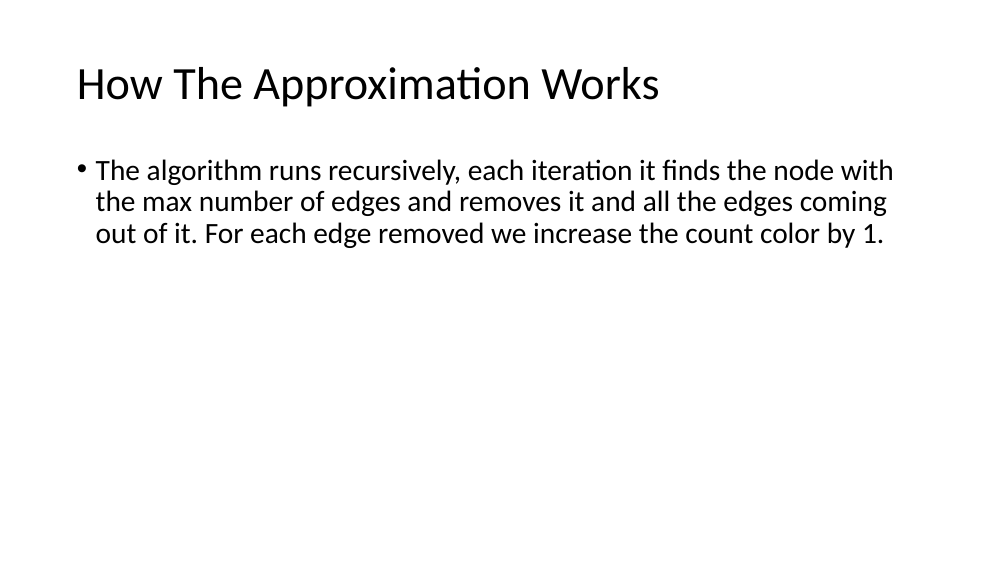
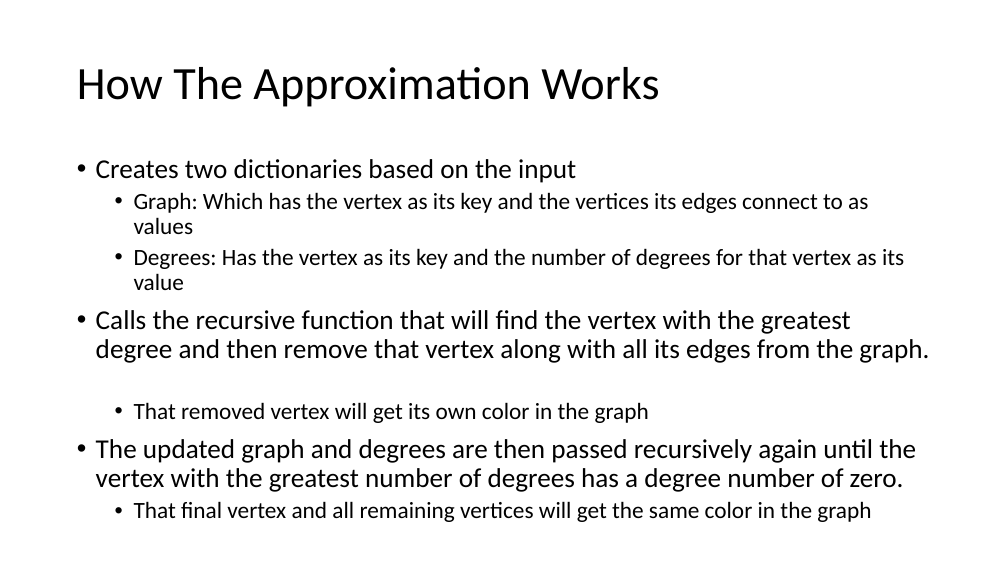
Before and after one commit to smit36jm/CS412-NP_COMPLETE, a slide deck: slide 2 of presentations/Approx Presentation.pptx. Drawn at 1008x567 pixels with LibreOffice and Linux fonts; fonts in the diff are those of the drawing. Boxes give left, top, right and bottom in pixels: in the first picture for what was removed or moved away, otherwise in the second. Text is boxed around its words. In the diff, an @@ line names an element or a change of style, - is before the commit and + after.

Commit message:
Approx Mostly Done

```diff
--- a/presentations/Approx Presentation.pptx
+++ b/presentations/Approx Presentation.pptx
@@ text at box(96, 159, 929, 522): text changed; size 28 to 25.9 pt @@
-• The algorithm runs recursively, each iteration it finds the node with the max number of edges and removes it and all the edges coming out of it. For each edge removed we increase the count color by 1.
+• Creates two dictionaries based on the input
+  • Graph: Which has the vertex as its key and the vertices its edges connect to as values
+  • Degrees: Has the vertex as its key and the number of degrees for that vertex as its value
+• Calls the recursive function that will find the vertex with the greatest degree and then remove that vertex along with all its edges from the graph.
+  • That removed vertex will get its own color in the graph
+• The updated graph and degrees are then passed recursively again until the vertex with the greatest number of degrees has a degree number of zero.
+  • That final vertex and all remaining vertices will get the same color in the graph
```
Also in this commit, not shown: 1 other slide changed, 4 slides added, 2 slides removed.
